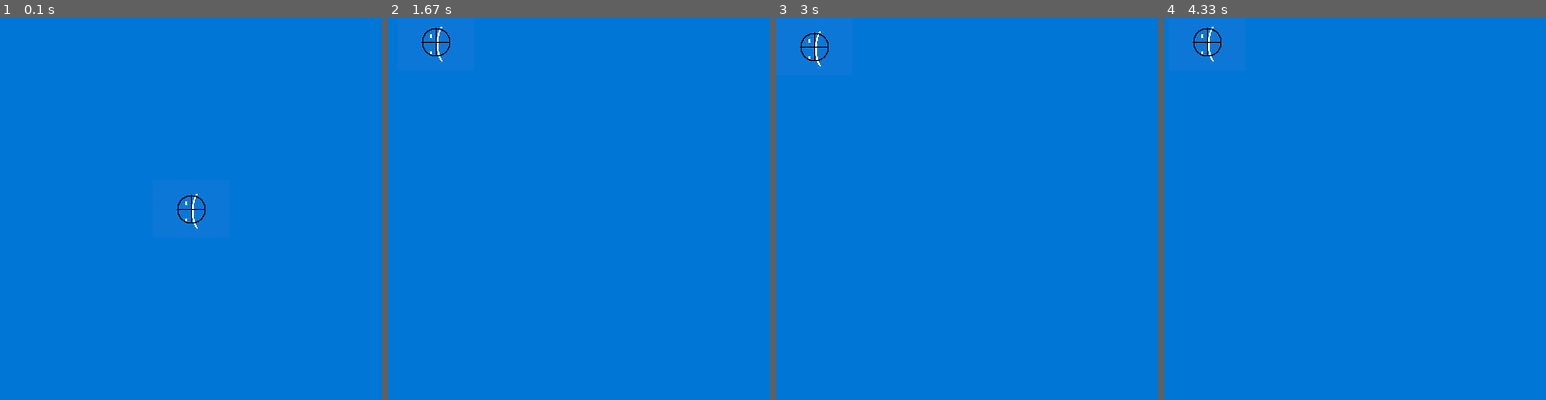
Above: before the commit, frames 1-4 (left to right).
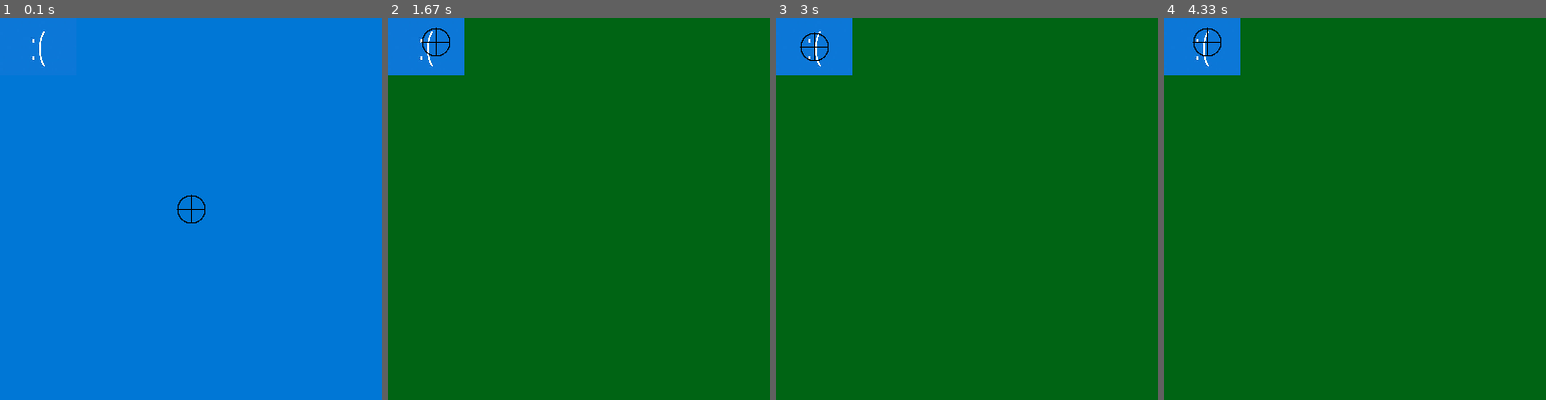
Above: after the commit, the same moments.

Repository: SSSajid777/pygame
Game: pygame game, started from Intro to Pygame.py
The game is run twice, just before and just after one commit, with the same random seed, the same clock (stepped at 60 frames per second) and the same inputs.
Inputs (mouse positions are in pixels of both pictures, inside the frame that each line leads up to):
- Up to frame 1 (0.1 s): no input
- Up to frame 2 (1.67 s): click (426, 48) at 0.38 s; hold Right 0.67-1.13 s; hold Up 1.17-1.47 s; hold Right from 1.5 s (still down)
- Up to frame 3 (3 s): release Right at 1.97 s; hold Left 2-2.53 s; hold Down 2.57-2.87 s; hold Left from 2.9 s (still down)
- Up to frame 4 (4.33 s): release Left at 3.3 s; hold Up 3.33-3.7 s; hold Right from 3.73 s (still down)

The runs differ from the first frame. In frame 1, 0.1% of the frame differs, in the area x 8-52%, y 3-56%; in frame 2, 97%; in frame 3, 97%; in frame 4, 97%, in the area x 0-100%, y 0-100%.

Commit message:
Update Intro to Pygame.py

Diff:
--- a/Intro to Pygame.py
+++ b/Intro to Pygame.py
@@ -46,13 +46,14 @@
 
 
     screen.fill(background_color)
-    sad_rect.center=pos
+
     screen.blit(sad, sad_rect)  #Adds pikachu image to the rectangle
      #Set the center of the crosshair as pos
     crosshairs_rect.center=pos
     screen.blit(crosshairs,crosshairs_rect)
-
-
+#when crosshair on top of pikachu, it will change background color
+    if crosshairs_rect.colliderect(sad_rect):
+        background_color= 0,100,20
     """
     sad_rect=sad_rect.move(sad_speed)
 
